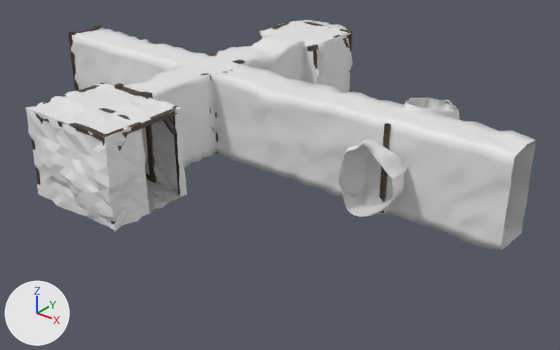
The FBX model Assets/_Project/Content/Art/3D/Mesh/SM_Сorridor_01.fbx, before and after one commit.
Camera for both pictures: a camera (50 mm lens) standing at (34.4, -24.9, 15.5) and looking at (13.8, 0.8, -0.5). Every picture has the same lights, and +X, +Y and +Z are marked at lower left. The picture after the commit comes second. Where no turn or scale is listed for an object, it has been applied to the vertices.

In view in the first picture: 'SM_Block_Ground', 'SM_Block_Ground.001', 'SM_Block_Ground.002', 'SM_Room_Generator', 'SM_Timber_Support.015', 'SM_Сorridor_01' and 16 more.
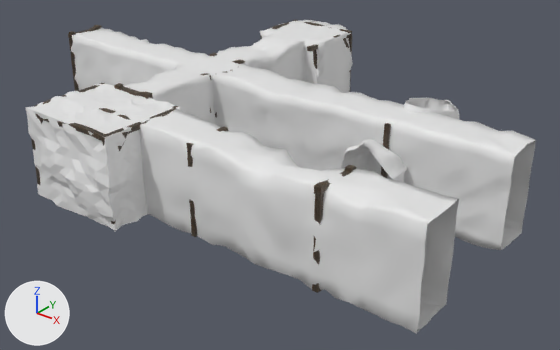
What the commit changed:
Mesh me_cube_433 is new.
It has 1045 vertices, 1894 faces and spans x -0.17..0.17, y -1.07..1.05, z -0.12..4.15.
Faces by material slot: [1048, 846].
It uses material mat_t_wood_old_beams.
It uses material mat_t_metal_ts_planks_02 (its picture is missing).
Mesh me_cube_070 is new.
It has 600 vertices, 1152 faces and spans x 0.0..12.67, y -1.71..0.86, z -0.16..4.09.
It uses material mat_t_rocky_trail_02 (its picture is missing).
Object 'SM_Timber_Support.016' (ob_sm_timber_support_016) is new; it shows me_cube_433.
Its location is (21.13, -5.31, -0.1).
Object 'SM_Сorridor_02' (ob_sm_сorridor_02) is new; it shows me_cube_070.
Its location is (12.48, -4.84, 0.0).
Object 'SM_Timber_Support_2.003' (ob_sm_timber_support_2_003) is new; it shows a copy of the mesh of ob_sm_timber_support_2.
Its location is (15.24, -5.39, 0.0).

Changed parts and their boxes (x1, y1, x2, y2) in the pictures (560 x 350 px):
'SM_Сorridor_02', added: after (140, 109, 459, 334)
'SM_Timber_Support.016', added: after (312, 165, 356, 293)
'SM_Timber_Support_2.003', added (mostly hidden): after (186, 127, 228, 237)
